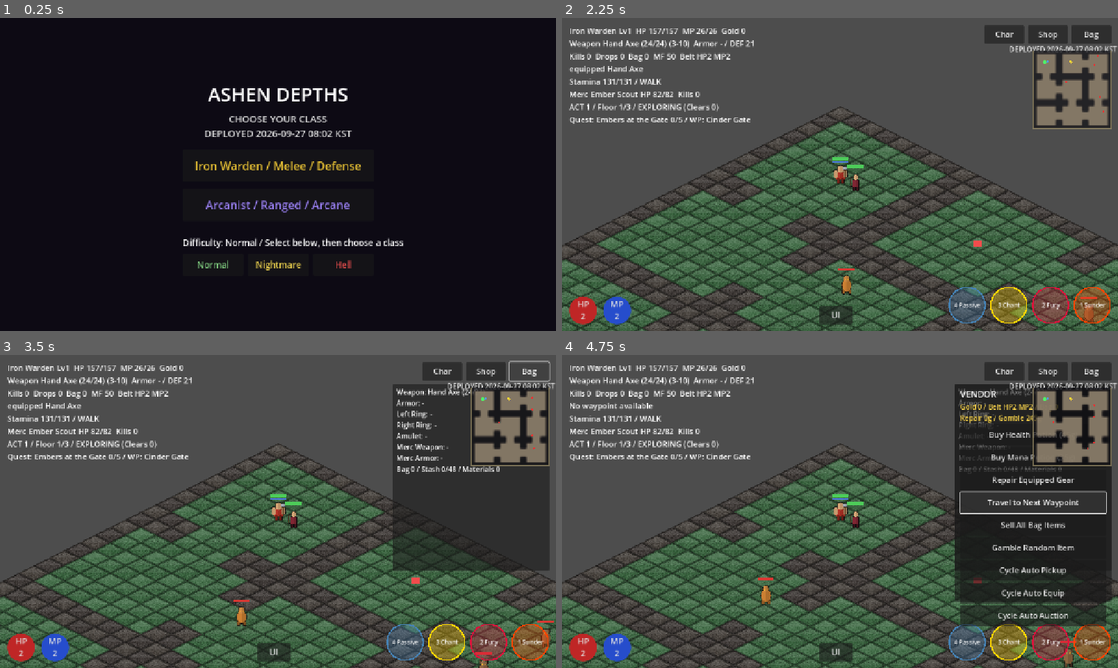
Above: before the commit, frames 1-4 (two rows, left to right).
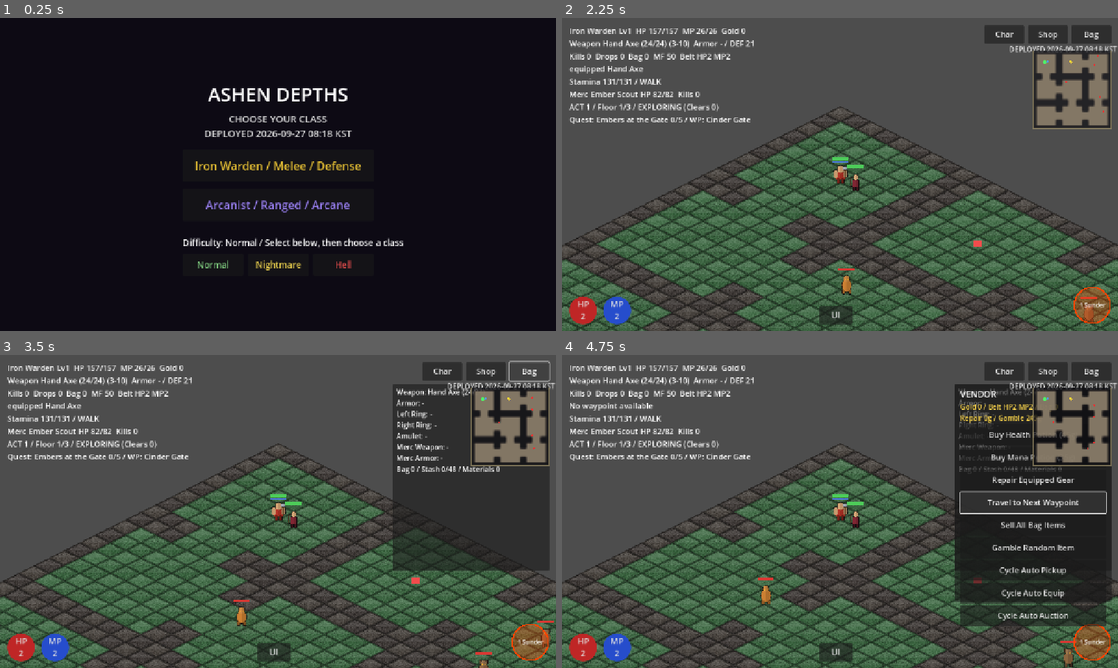
Above: after the commit, the same moments.

Repository: jflakeee/diablo
Game: Godot game, scene res://main.tscn
Two runs of this game, one before a commit and one after it. Both use one fixed random seed, a clock stepped at 60 frames per second and the inputs below.
Inputs:
- Up to frame 1 (0.25 s): no input
- Up to frame 2 (2.25 s): click "Normal" at 0.5 s; click "Normal" at 1.25 s; click "Iron Warden / Melee / Defense" at 2 s
- Up to frame 3 (3.5 s): click "Bag" at 2.75 s
- Up to frame 4 (4.75 s): click "Shop" at 3.5 s; click "Travel to Next Waypoint" at 4.25 s

The runs differ from the first frame. In frame 1, less than 0.1% of the frame differs, in the area x 57-60%, y 36-38%; in frame 2, 1.9%, in the area x 69-98%, y 8-98%; in frame 3, 1.9%; in frame 4, 1.9%.

Commit message:
Add skill book unlock progression

Diff:
--- a/prototype/game_dungeon/automation.gd
+++ b/prototype/game_dungeon/automation.gd
@@ -16,7 +16,7 @@
 
 func accepts(it: Dictionary) -> bool:
 	var slot := String(it.get("slot", ""))
-	return slot in ["gold", "potion", "material"] or rank(String(it.get("quality", "normal"))) >= rank(pickup_min)
+	return slot in ["gold", "potion", "material", "skill_book"] or rank(String(it.get("quality", "normal"))) >= rank(pickup_min)
 
 func add_material(it: Dictionary) -> void:
 	var id := String(it.get("id", it.get("name", "unknown")))
--- a/prototype/game_dungeon/item.gd
+++ b/prototype/game_dungeon/item.gd
@@ -189,6 +189,8 @@
 	return generate(rng, base, ilvl, quality)
 
 static func display_name(it: Dictionary) -> String:
+	if String(it.get("slot", "")) == "skill_book":
+		return String(it.get("name", "Skill Book"))
 	var q := String(it["quality"])
 	if q == "normal":
 		return String(it["name"])
--- a/prototype/game_dungeon/main.gd
+++ b/prototype/game_dungeon/main.gd
@@ -31,7 +31,7 @@
 const Stamina := preload("res://stamina.gd")
 const DeathSystem := preload("res://death_system.gd")
 const Stash := preload("res://stash.gd")
-const DEPLOYED_AT_KST := "2026-09-27 08:02 KST"
+const DEPLOYED_AT_KST := "2026-09-27 08:18 KST"
 
 var _grid: Array = []
 var _astar: AStarGrid2D
@@ -88,6 +88,7 @@
 
 var _joy: JoystickScript
 var _hud: Label
+var _skill_buttons: Dictionary = {}
 # ── 포션 & 벨트 (P6 생존) ──
 const BELT_MAX := 8
 const POT_HEAL_PCT := 0.45   # 생명 포션: 최대 생명의 45% 회복
@@ -740,7 +741,7 @@
 		_player.max_life = 40 + 2 * _player.stat_vit + 1  # Part 1 §2
 		_player.max_mana = 35 + 2 * _player.stat_energy + 2
 		_player.speed = 5.5
-		_player.skills = {"ember_bolt": 1, "frost_shard": 1, "storm_lance": 1, "phase_step": 1}
+		_player.skills = {"ember_bolt": 1, "frost_shard": 0, "storm_lance": 0, "phase_step": 0}
 		_base_res_fire = 30      # 소서리스 화염 기본 저항
 		_player.leech_pct = 8    # 스펠 생명 흡혈 8%
 	else:
@@ -752,7 +753,7 @@
 		_player.max_life = CombatLib.warden_max_life(25, 1)
 		_player.max_mana = CombatLib.warden_max_mana(15, 1)
 		_player.speed = 6.0
-		_player.skills = {"sundering_strike": 1, "void_fury": 1, "iron_chant": 1, "weapon_discipline": 1}
+		_player.skills = {"sundering_strike": 1, "void_fury": 0, "iron_chant": 0, "weapon_discipline": 0}
 		_player.block_val = 30   # 방패 블록
 		_player.leech_pct = 6    # 물리 생명 흡혈 6%
 	# 종단 검증은 모든 스킬 실행 경로와 기존 50초 층 클리어 기준을 함께 검사한다.
@@ -943,9 +944,14 @@
 		_class, _player.max_life, _gw, _gh, _ent_cell.x, _ent_cell.y, _exit_cell.x, _exit_cell.y])
 	if OS.get_cmdline_user_args().has("skill_visual_test"):
 		_run_skill_visual_test.call_deferred()
+	elif OS.get_cmdline_user_args().has("skill_book_visual_test"):
+		_run_skill_book_visual_test.call_deferred()
 
 func _run_skill_visual_test() -> void:
 	await get_tree().create_timer(0.75).timeout
+	for skill_id in _skill_slot_ids():
+		_player.skills[skill_id] = 1
+	_refresh_skill_buttons()
 	var all_worked := true
 	for skill_id in _skill_slot_ids():
 		_player.attack_cd = 0.0
@@ -958,6 +964,34 @@
 		print("[SKILL_VISUAL] id=%s worked=%s casts=%d log=%s" % [skill_id, str(worked), _spells_cast, _combat_log])
 		await get_tree().create_timer(1.25).timeout
 	print("[SKILL_VISUAL] slots=4 verdict=", "PASS" if all_worked else "FAIL")
+	await get_tree().create_timer(0.75).timeout
+	get_tree().quit()
+
+func _run_skill_book_visual_test() -> void:
+	await get_tree().create_timer(0.75).timeout
+	var initial_visible := 0
+	for button in _skill_buttons.values():
+		if (button as Control).visible:
+			initial_visible += 1
+	var all_worked := initial_visible == 1
+	print("[SKILL_BOOK] initial_visible=%d expected=1" % initial_visible)
+	for expected_visible in range(2, 5):
+		var skill_id := _next_skill_book_drop()
+		var book := _make_skill_book(skill_id)
+		_spawn_ground(book, _player.gx + 2.0, _player.gy)
+		var book_node := _ground.back() as Node
+		_combat_log = "DROPPED: %s" % String(book["name"])
+		await get_tree().create_timer(0.9).timeout
+		_pickup(book_node)
+		await get_tree().create_timer(0.9).timeout
+		var visible_count := 0
+		for button in _skill_buttons.values():
+			if (button as Control).visible:
+				visible_count += 1
+		var worked := _player.skill_level(skill_id) == 1 and visible_count == expected_visible
+		all_worked = all_worked and worked
+		print("[SKILL_BOOK] id=%s unlocked=%s visible=%d" % [skill_id, str(worked), visible_count])
+	print("[SKILL_BOOK] drops=3 buttons=4 verdict=", "PASS" if all_worked else "FAIL")
 	await get_tree().create_timer(0.75).timeout
 	get_tree().quit()
 
@@ -1053,6 +1087,16 @@
 	b.position = pos
 	b.used.connect(_on_skill_used)
 	ui.add_child(b)
+	_skill_buttons[id] = b
+	b.visible = _player.skill_level(id) > 0
+
+func _refresh_skill_buttons() -> void:
+	if _player == null:
+		return
+	for skill_id in _skill_buttons:
+		var button := _skill_buttons[skill_id] as Control
+		if is_instance_valid(button):
+			button.visible = _player.skill_level(String(skill_id)) > 0
 
 func _unhandled_input(event: InputEvent) -> void:
 	if not _started or _auto_quit:
@@ -1227,6 +1271,10 @@
 	_player.stat_vit = int(state.get("stat_vit", _player.stat_vit))
 	_player.stat_energy = int(state.get("stat_energy", _player.stat_energy))
 	_player.skills = (state.get("skills", {}) as Dictionary).duplicate(true)
+	for skill_id in _skill_slot_ids():
+		if not _player.skills.has(skill_id):
+			_player.skills[skill_id] = 0
+	_refresh_skill_buttons()
 	_inventory = (state.get("inventory", []) as Array).duplicate(true)
 	_stash = Stash.normalize(state.get("stash", []))
 	var equipped: Dictionary = state.get("equipped", {})
@@ -2198,6 +2246,13 @@
 	if _rng.randf() < 0.12 + pot_bonus:
 		var gems := ["ruby", "sapphire", "topaz", "emerald"]
 		_spawn_ground(_make_material(String(gems[_rng.randi_range(0, gems.size() - 1)])), m.gx, m.gy)
+	# Skill progression is item-driven. The first kill guarantees a book, then
+	# champions/uniques and every fourth kill provide reliable advancement.
+	var book_skill := _next_skill_book_drop()
+	if not book_skill.is_empty() and (_kills == 1 or _kills % 4 == 0 or rank in ["champion", "unique"] or _rng.randf() < 0.18):
+		_spawn_ground(_make_skill_book(book_skill), m.gx + 0.25, m.gy - 0.25)
+		_items_dropped += 1
+		_combat_log = "Skill Book dropped: %s" % _skill_label(book_skill)
 	# 골드 드롭(몬스터 레벨·등급 스케일)
 	if _rng.randf() < 0.7:
 		var rank_mult := 1.0
@@ -2226,16 +2281,48 @@
 func _make_material(id: String, amount: int = 1) -> Dictionary:
 	return {"name": id.capitalize(), "id": id, "amount": amount, "slot": "material", "quality": "normal", "affixes": {}, "prefix": "", "suffix": ""}
 
+func _make_skill_book(skill_id: String) -> Dictionary:
+	return {"name": "Skill Book: %s" % _skill_label(skill_id), "skill_id": skill_id, "slot": "skill_book", "quality": "unique", "affixes": {}, "prefix": "", "suffix": ""}
+
+func _next_skill_book_drop() -> String:
+	for skill_id in _skill_slot_ids():
+		if _player.skill_level(skill_id) > 0:
+			continue
+		var already_dropped := false
+		for ground_node in _ground:
+			if not is_instance_valid(ground_node):
+				continue
+			var ground_item: Dictionary = ground_node.get_meta("item", {})
+			if String(ground_item.get("slot", "")) == "skill_book" and String(ground_item.get("skill_id", "")) == skill_id:
+				already_dropped = true
+				break
+		if not already_dropped:
+			return skill_id
+	return ""
+
+func _unlock_skill_from_book(skill_id: String) -> bool:
+	if not _skill_slot_ids().has(skill_id) or _player.skill_level(skill_id) > 0:
+		return false
+	_player.skills[skill_id] = 1
+	_refresh_skill_buttons()
+	_rebuild_char_panel()
+	_combat_log = "SKILL UNLOCKED: %s" % _skill_label(skill_id)
+	_spawn_text(_player.position + Vector2(0, -56), "SKILL UNLOCKED", Color(0.9, 0.65, 1.0))
+	return true
+
 func _spawn_ground(it: Dictionary, gx: float, gy: float) -> void:
 	var n := Node2D.new()
 	var slot := String(it["slot"])
 	var is_pot := slot == "potion"
 	var is_gold := slot == "gold"
+	var is_skill_book := slot == "skill_book"
 	var col: Color = Item.quality_color(String(it["quality"]))
 	if is_pot:
 		col = Color(0.85, 0.2, 0.2) if String(it["ptype"]) == "health" else Color(0.3, 0.45, 0.95)
 	elif is_gold:
 		col = Color(1.0, 0.85, 0.25)
+	elif is_skill_book:
+		col = Color(0.9, 0.55, 1.0)
 	var spr := Sprite2D.new()
 	var icon_kind := "shield"
 	var icon_seed := 0
@@ -2248,6 +2335,7 @@
 			icon_kind = "rune" if material_id.begins_with("rune_") else "gem"
 			var gem_ids := ["ruby", "sapphire", "topaz", "emerald"]
 			icon_seed = maxi(0, gem_ids.find(material_id))
+		"skill_book": icon_kind = "rune"
 	var atlas_id := icon_kind
 	if icon_kind == "gem":
 		atlas_id = String(it.get("id", "ruby"))
@@ -2280,6 +2368,10 @@
 	_play_sfx("pickup")
 	_ground.erase(n)
 	n.queue_free()
+	if String(it["slot"]) == "skill_book":
+		if _unlock_skill_from_book(String(it.get("skill_id", ""))):
+			_items_picked += 1
+		return
 	# 골드 → 지갑
 	if String(it["slot"]) == "gold":
 		_gold += int(it["amount"])
@@ -2496,7 +2588,7 @@
 		b2.text = "+ %s (Lv%d / Req %d / Synergy +%.0f%%)" % [_skill_label(sk), _player.skill_level(sk), required_level, Skills.synergy_bonus_pct(sk, _player.skills)]
 		b2.custom_minimum_size = Vector2(344, 44)
 		b2.add_theme_font_size_override("font_size", _accessibility.font_size(18))
-		b2.disabled = _player.skill_points <= 0 or not Skills.can_invest(sk, _player.skills, _player.level)
+		b2.disabled = _player.skill_level(sk) <= 0 or _player.skill_points <= 0 or not Skills.can_invest(sk, _player.skills, _player.level)
 		b2.pressed.connect(func(): _spend_skill(sk))
 		_char_vbox.add_child(b2)
 
@@ -2518,7 +2610,7 @@
 	_rebuild_char_panel()
 
 func _spend_skill(id: String) -> void:
-	if _player.skill_points <= 0 or not Skills.can_invest(id, _player.skills, _player.level):
+	if _player.skill_level(id) <= 0 or _player.skill_points <= 0 or not Skills.can_invest(id, _player.skills, _player.level):
 		return
 	_player.skill_points -= 1
 	_player.skills[id] = _player.skill_level(id) + 1
